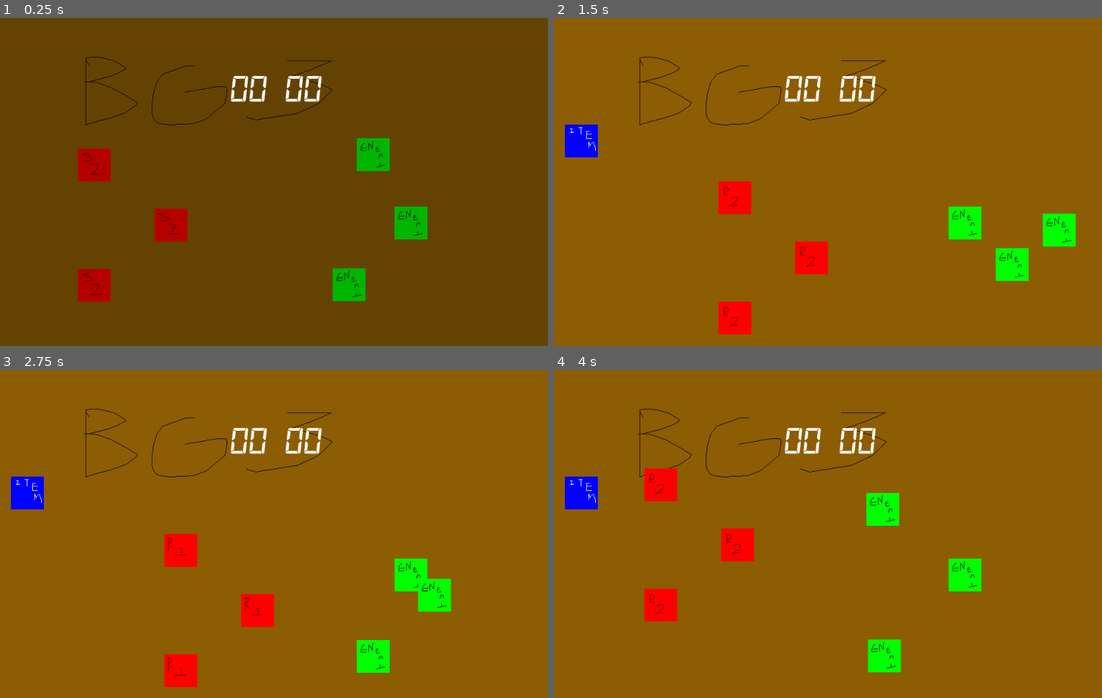
Above: before the commit, frames 1-4 (two rows, left to right).
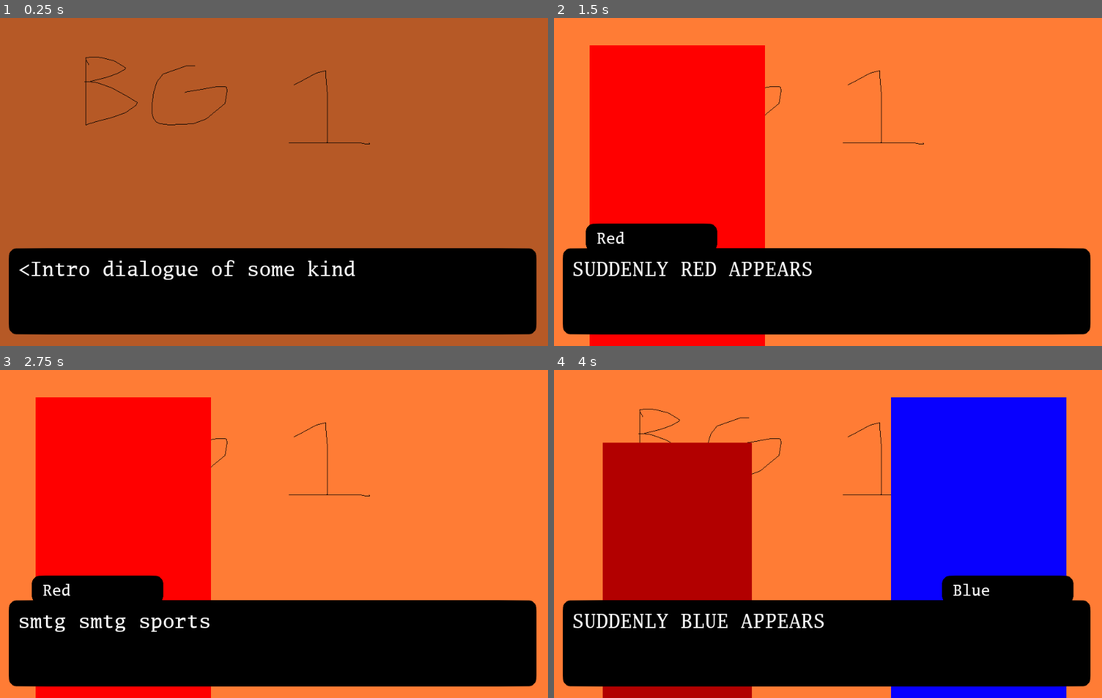
Above: after the commit, the same moments.

Repository: samclee/splash
Game: Godot game, scene res://game/story1/vn_conversations/s1d1.tscn
Same seed, same stepped clock (60 frames per second), same inputs: the game is played once before the commit and once after it. Before the commit the project starts from res://game/story1/combat_segments/s1c1.tscn.
Inputs:
- Up to frame 1 (0.25 s): no input
- Up to frame 2 (1.5 s): hold Right (ui_right) 0.53-1.28 s; hold Z (primary) 0.53-1.28 s; hold Down (ui_down) from 1.28 s (still down); tap Z (primary) at 1.35 s
- Up to frame 3 (2.75 s): release Down (ui_down) at 2.03 s; hold Right (ui_right) from 2.03 s (still down); hold X (secondary) from 2.03 s (still down); tap Z (primary) at 2.3 s
- Up to frame 4 (4 s): release Right (ui_right) at 2.78 s; release X (secondary) at 2.78 s; hold Up (ui_up) 2.78-3.53 s; tap Z (primary) at 2.85 s; hold Left (ui_left) from 3.53 s (still down); hold Z (primary) from 3.53 s (still down)

The runs differ from the first frame. In frame 1, 100% of the frame differs, in the area x 0-100%, y 0-100%; in frame 2, 99%; in frame 3, 99%; in frame 4, 100%.

Commit message:
changing gameplay

Diff:
--- a/json/s1d1.json
+++ b/json/s1d1.json
@@ -4,7 +4,8 @@
   {
     "text": "SUDDENLY RED APPEARS",
     "cmds": {
-      "left": ["Red", "red_happy"]
+      "left": ["Red", "red_happy"],
+      "left_in": []
     }
   },
   "smtg smtg sports",
--- a/project.godot
+++ b/project.godot
@@ -16,7 +16,7 @@
 [application]
 
 config/name="splash"
-run/main_scene="res://game/story1/combat_segments/s1c1.tscn"
+run/main_scene="res://game/story1/vn_conversations/s1d1.tscn"
 config/icon="res://icon.png"
 
 [autoload]
--- /dev/null
+++ b/states/state_action/state_action.tscn
@@ -0,0 +1,3 @@
+[gd_scene format=2]
+
+[node name="state_action" type="Node2D"]
--- a/states/state_vn/options.gd
+++ b/states/state_vn/options.gd
@@ -2,6 +2,7 @@
 
 const scn_selection_button = preload("res://states/state_vn/selection_button/selection_button.tscn")
 
+var active = false
 var cur_ind = 0
 var option_names = []
 
@@ -32,6 +33,7 @@
 # activation/decativation
 func activate(options):
 	visible = true
+	active = true
 	for option in options:
 		var new_btn = scn_selection_button.instance()
 		new_btn.set_text(option)
@@ -44,5 +46,6 @@
 
 func deactivate():
 	visible = false
+	active = false
 	for child in get_children():
 		child.call_deferred("queue_free")
--- a/states/state_vn/speaker/speaker.gd
+++ b/states/state_vn/speaker/speaker.gd
@@ -3,6 +3,8 @@
 export var portrait_width = 320
 
 var base_pos
+var left_pos
+var right_pos
 
 const name_frame_map = {
 	"red_happy": 0,
@@ -11,6 +13,8 @@
 
 func _ready():
 	base_pos = position
+	left_pos = Vector2(texture.get_width() / -2, position.y)
+	right_pos = Vector2(1000 + texture.get_width() / 2, position.y)
 	hide()
 	hframes = texture.get_width() / portrait_width
 
--- a/states/state_vn/speaker/speaker.tscn
+++ b/states/state_vn/speaker/speaker.tscn
@@ -5,6 +5,8 @@
 
 [node name="speaker" type="Sprite"]
 texture = ExtResource( 2 )
+centered = false
+offset = Vector2( -160, -550 )
 hframes = 2
 script = ExtResource( 1 )
 
--- a/states/state_vn/state_vn.gd
+++ b/states/state_vn/state_vn.gd
@@ -21,7 +21,7 @@
 func proceed():
 	var next_ind = cur_ind + 1
 	var skip_tag = get_skip_to()
-	if $options.visible:
+	if $options.active:
 		var target_tag = $options.get_selected_tag()
 		next_ind = get_ind_of_tag(target_tag)
 	elif skip_tag:
@@ -89,9 +89,48 @@
 	$CanvasLayer/RichTextLabel.bbcode_text = text
 
 # cmds
+# options
 func activate_options(options):
 	$options.activate(options)
 
+# speakers
+func set_l_speaker(portrait_name):
+	$speaker_l.set_portrait(portrait_name)
+
+func set_r_speaker(portrait_name):
+	$speaker_r.set_portrait(portrait_name)
+
+func hide_l():
+	$speaker_l.hide()
+
+func hide_r():
+	$speaker_r.hide()
+
+func left_in():
+	pass
+
+func right_in():
+	pass
+
+func left_out():
+	pass
+
+func right_out():
+	pass
+
+# nameplate
+func set_nameplate(name, side):
+	$CanvasLayer/nameplate.show()
+	$CanvasLayer/nameplate.set_name(name)
+	if side == "left":
+		$CanvasLayer/nameplate.position = $left_nameplate_pos.position
+	elif side == "right":
+		$CanvasLayer/nameplate.position = $right_nameplate_pos.position
+
+func hide_nameplate():
+	$CanvasLayer/nameplate.hide()
+
+# utility
 func left(names):
 	$speaker_l.show()
 	$speaker_l.light()
@@ -110,30 +149,10 @@
 	set_r_speaker(names[1])
 	set_nameplate(names[0], "right")
 
-func set_l_speaker(portrait_name):
-	$speaker_l.set_portrait(portrait_name)
-
-func set_r_speaker(portrait_name):
-	$speaker_r.set_portrait(portrait_name)
-
-func hide_l():
-	$speaker_l.hide()
-
-func hide_r():
-	$speaker_r.hide()
-
 func none():
 	$speaker_l.hide()
 	$speaker_r.hide()
 	$CanvasLayer/nameplate.hide()
-
-func set_nameplate(name, side):
-	$CanvasLayer/nameplate.show()
-	$CanvasLayer/nameplate.set_name(name)
-	if side == "left":
-		$CanvasLayer/nameplate.position = $left_nameplate_pos.position
-	elif side == "right":
-		$CanvasLayer/nameplate.position = $right_nameplate_pos.position
 
 func shake():
 	$Camera2D.shake()
--- a/states/state_vn/state_vn.tscn
+++ b/states/state_vn/state_vn.tscn
@@ -35,11 +35,11 @@
 texture = ExtResource( 9 )
 
 [node name="speaker_r" parent="." instance=ExtResource( 5 )]
-position = Vector2( 750, 300 )
+position = Vector2( 775, 600 )
 z_index = -1
 
 [node name="speaker_l" parent="." instance=ExtResource( 5 )]
-position = Vector2( 225, 300 )
+position = Vector2( 225, 600 )
 z_index = -1
 
 [node name="CanvasLayer" type="CanvasLayer" parent="."]
Not shown, changed: builds/mac/app/splash.dmg
Not shown, changed: builds/window/executable/splash.pck
